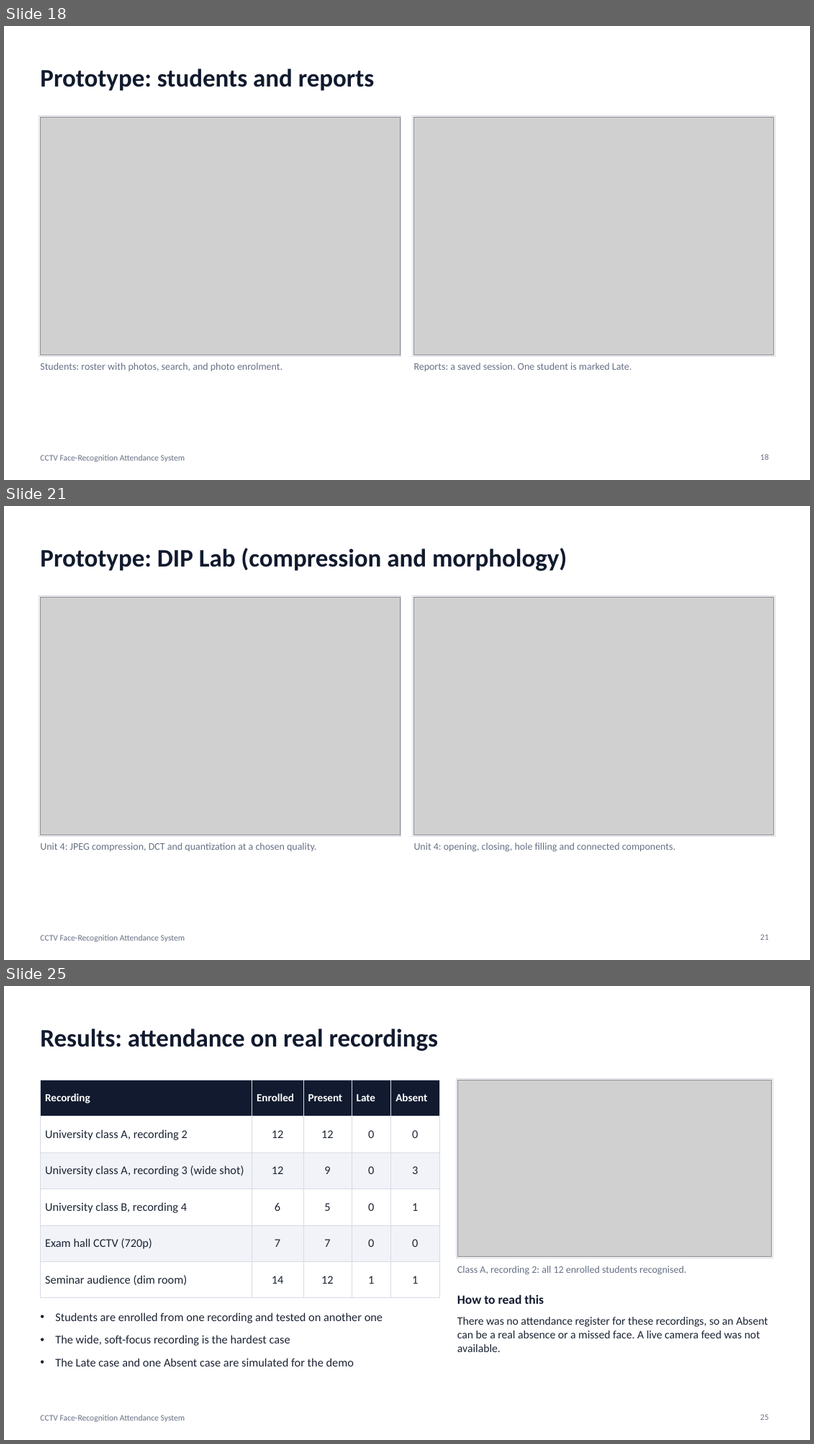
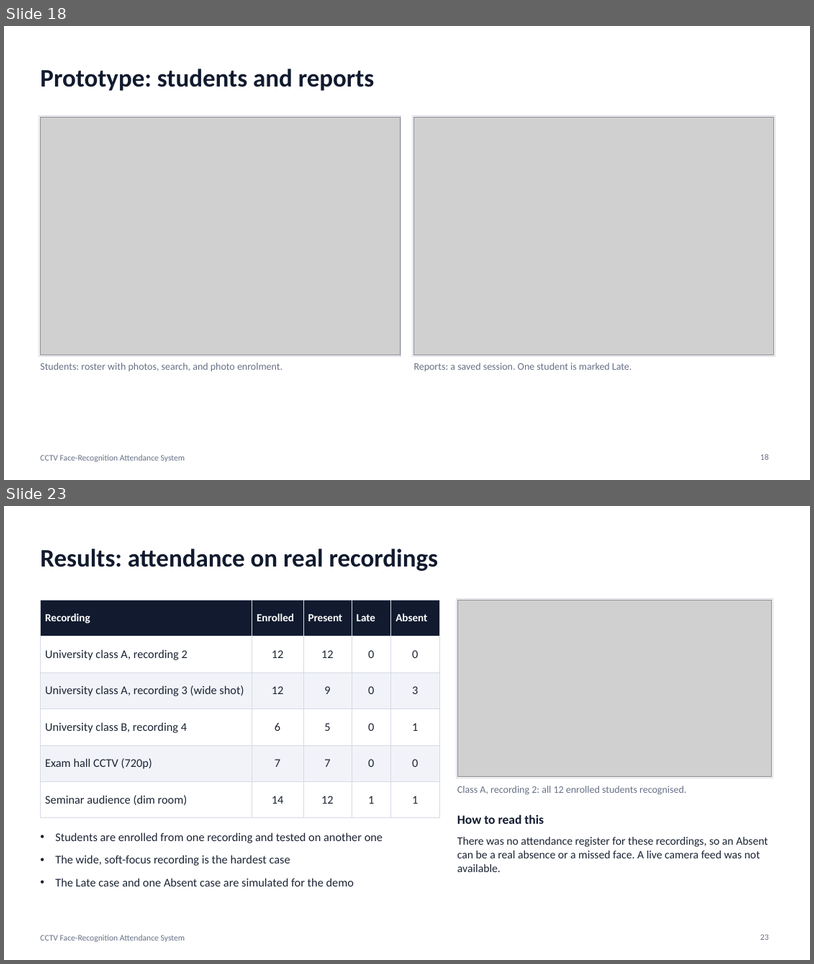
Before and after one commit to anoopsinghrru/cctv-based-attendence-, a slide deck: docs/DIP_Project_Presentation.pptx. Shown one above the other, each under a label of ours: slides 18, 21 and 25 before the commit, slides 18 and 23 after it; the slides between them are not shown. The pictures are 814x1444 and 814x964 pixels, drawn with LibreOffice and Linux fonts; fonts in the diff are those of the drawing; grey boxes stand for pictures. Boxes give left, top, right and bottom in pixels: in the first picture for what was removed or moved away, otherwise in the second. Text is boxed around its words. In the diff, an @@ line names an element or a change of style, - is before the commit and + after.

```diff
--- a/docs/DIP_Project_Presentation.pptx
+++ b/docs/DIP_Project_Presentation.pptx
@@ slide 21 removed at (x1=4, y1=506, x2=810, y2=960), background #FFFFFF; not listed: 1 template element that a slide beside it also shows @@
@@ title removed at (x1=40, y1=548, x2=567, y2=571) @@
-Prototype: DIP Lab (compression and morphology)
@@ rectangle removed at (x1=39, y1=595, x2=401, y2=836) @@
@@ picture removed at (x1=40, y1=597, x2=400, y2=835) @@
@@ rectangle removed at (x1=413, y1=595, x2=775, y2=836) @@
@@ picture removed at (x1=414, y1=597, x2=774, y2=835) @@
@@ text removed at (x1=40, y1=842, x2=316, y2=851) @@
-Unit 4: JPEG compression, DCT and quantization at a chosen quality.
@@ text removed at (x1=414, y1=842, x2=676, y2=852) @@
-Unit 4: opening, closing, hole filling and connected components.
@@ page number removed at (x1=761, y1=934, x2=769, y2=939) @@
-21
@@ what was slide 25 is now slide 23 @@
```
Also in this commit, not shown: 5 slides changed, 3 slides added, 4 other slides removed, 34 other files.
